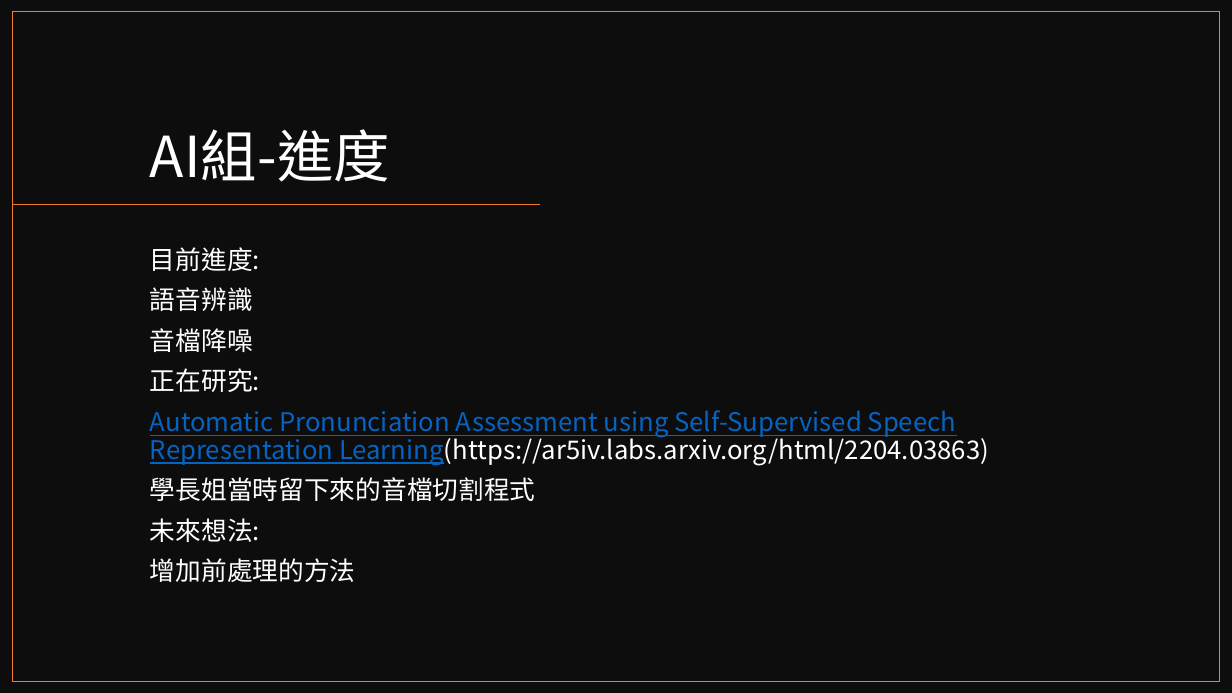
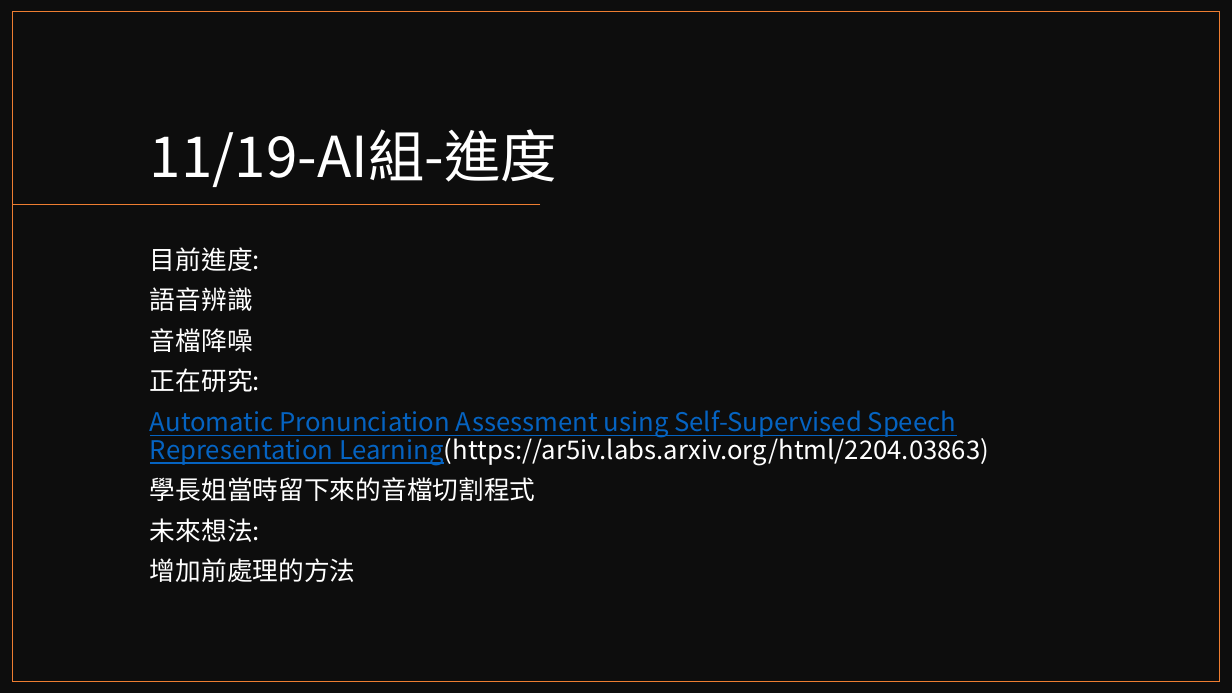
Before and after one commit to reworld223/Japanese-Speech-Assessment, a slide deck: slide 10 of 日語發音矯正系統.pptx. Drawn at 1232x693 pixels with LibreOffice and Linux fonts; fonts in the diff are those of the drawing. Boxes give left, top, right and bottom in pixels: in the first picture for what was removed or moved away, otherwise in the second. Text is boxed around its words. In the diff, an @@ line names an element or a change of style, - is before the commit and + after.

```diff
--- a/日語發音矯正系統.pptx
+++ b/日語發音矯正系統.pptx
@@ title at <box>150,129,557,187</box>: text changed @@
-AI組-進度
+11/19-AI組-進度
```
Also in this commit, not shown: 1 other slide changed, 14 slides added, 1 other file.
